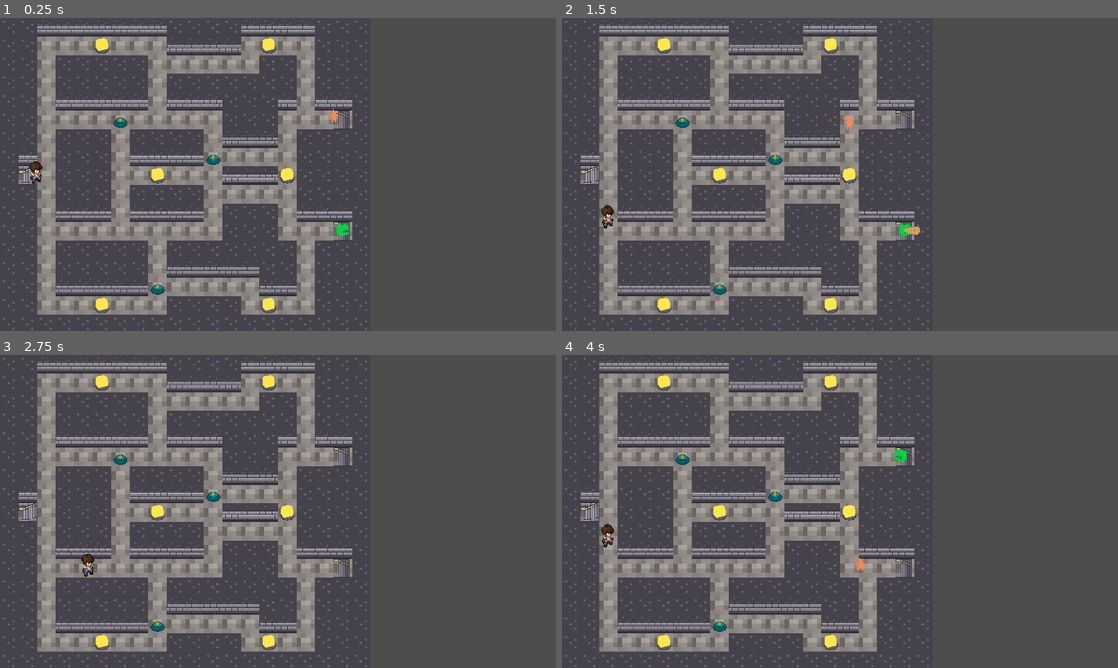
Above: before the commit, frames 1-4 (two rows, left to right).
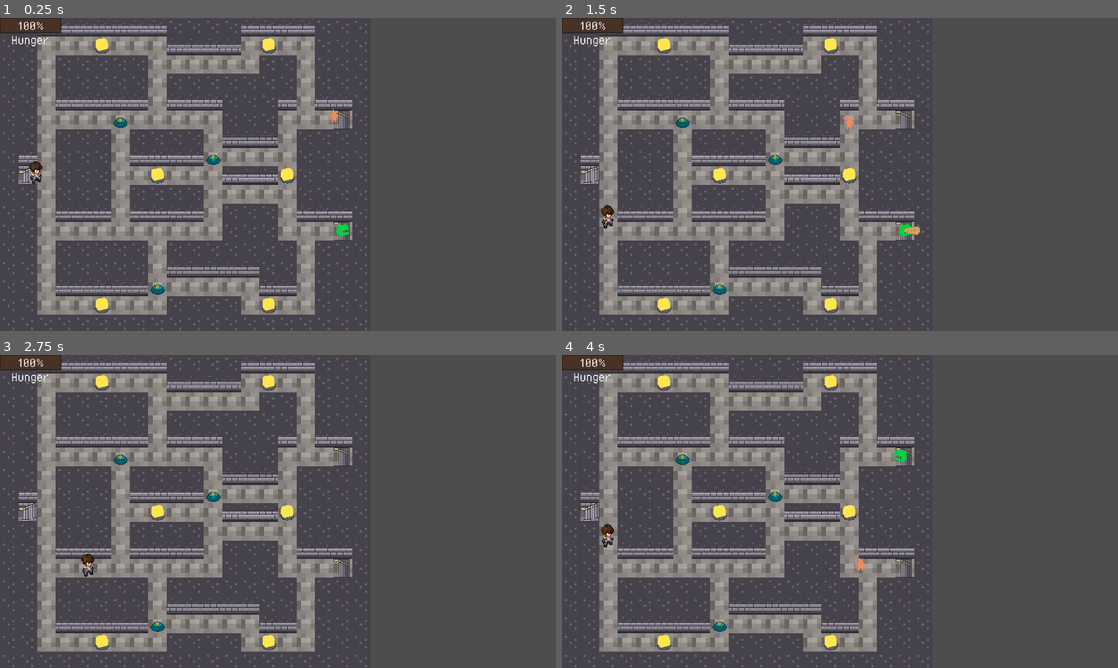
Above: after the commit, the same moments.

Repository: NunoDasNeves/igc-jam-godot-template
Game: Godot game, scene res://main.tscn
Same seed, same stepped clock (60 frames per second), same inputs: the game is played once before the commit and once after it.
Inputs:
- Up to frame 1 (0.25 s): no input
- Up to frame 2 (1.5 s): tap Enter at 0.5 s; hold D (Right) 0.53-1.28 s; tap Z (Attack) at 0.6 s; tap Space at 1.25 s; hold S (Down) from 1.28 s (still down); tap X (Interact) at 1.35 s
- Up to frame 3 (2.75 s): release S (Down) at 2.03 s; hold D (Right) from 2.03 s (still down); hold K from 2.03 s (still down)
- Up to frame 4 (4 s): release D (Right) at 2.78 s; release K at 2.78 s; hold W (Up) 2.78-3.53 s; tap R at 2.85 s; hold A (Left) from 3.53 s (still down); tap Z (Attack) at 3.6 s

The runs differ from the first frame. In frame 1, 0.6% of the frame differs, in the area x 0-11%, y 0-10%; in frame 2, 0.6%; in frame 3, 0.6%; in frame 4, 0.6%.

Commit message:
Hunger Meter
Default_Theme was eddited to include themes for Lables and Progress Bars.

Created Hunger Meter UI with Updated Theme. and Instanced into Main.

Added Reference to hunger meter on Mimic Class

Hunger Bar is Percentage 100 to 0 for now this can be modified.

Diff:
--- a/default_theme.tres
+++ b/default_theme.tres
@@ -1,4 +1,6 @@
-[gd_resource type="Theme" load_steps=5 format=3 uid="uid://bqkb7o7uit11j"]
+[gd_resource type="Theme" load_steps=8 format=3 uid="uid://bqkb7o7uit11j"]
+
+[ext_resource type="FontFile" uid="uid://uyrdamjna2ok" path="res://fonts/pixeloperator.ttf" id="1_e7bfs"]
 
 [sub_resource type="StyleBoxFlat" id="StyleBoxFlat_7j863"]
 content_margin_left = 10.0
@@ -44,9 +46,27 @@
 corner_radius_bottom_right = 10
 corner_radius_bottom_left = 10
 
+[sub_resource type="StyleBoxFlat" id="StyleBoxFlat_50bnw"]
+bg_color = Color(0.447059, 0.313726, 0.25098, 1)
+shadow_size = 3
+
+[sub_resource type="StyleBoxFlat" id="StyleBoxFlat_cefca"]
+bg_color = Color(0.282353, 0.192157, 0.145098, 1)
+border_width_left = 2
+border_width_top = 2
+border_width_right = 2
+border_width_bottom = 2
+border_color = Color(0, 0, 0, 0.803922)
+border_blend = true
+
 [resource]
-default_font_size = 25
+default_font = ExtResource("1_e7bfs")
+default_font_size = 50
+Button/fonts/font = ExtResource("1_e7bfs")
 Button/styles/disabled = SubResource("StyleBoxFlat_7j863")
 Button/styles/hover = SubResource("StyleBoxFlat_e7bfs")
 Button/styles/normal = SubResource("StyleBoxFlat_bp0wp")
 Button/styles/pressed = SubResource("StyleBoxFlat_3taad")
+Label/styles/normal = null
+ProgressBar/styles/background = SubResource("StyleBoxFlat_50bnw")
+ProgressBar/styles/fill = SubResource("StyleBoxFlat_cefca")
--- a/entities/mimic/mimic_class.gd
+++ b/entities/mimic/mimic_class.gd
@@ -9,12 +9,15 @@
 @onready var attack_node: Node2D = $Attack
 @onready var hitbox: Hitbox = $Attack/Hitbox
 @onready var inventory: Inventory = %Inventory
+@onready var hunger_meter: Hunger_Bar = $UI/HungerMeter
 
 enum State { NONE, HIDDEN, ATTACK, DIE }
 var state: State = State.NONE
 
 var state_tween: Tween
 var anim_tween: Tween
+
+
 
 # Called when the node enters the scene tree for the first time.
 func _ready() -> void:
@@ -88,6 +91,10 @@
 		other.collect()
 		inventory.pocket.append(other)
 		do_collect(other)
+		if other == Hero:
+			hunger_meter.set_value(-20)
+
+
 
 func attack() -> void:
 	match state:
--- a/main.tscn
+++ b/main.tscn
@@ -1,8 +1,9 @@
-[gd_scene load_steps=4 format=3 uid="uid://cib81fcg33t4e"]
+[gd_scene load_steps=5 format=3 uid="uid://cib81fcg33t4e"]
 
 [ext_resource type="Script" uid="uid://bjnw0tr11q2h8" path="res://main.gd" id="1_0xm2m"]
 [ext_resource type="Script" uid="uid://dtgcr1m25t20a" path="res://world.gd" id="2_7mycd"]
 [ext_resource type="PackedScene" uid="uid://b326cb226l8ye" path="res://ui/pause_menu.tscn" id="4_1bvp3"]
+[ext_resource type="PackedScene" uid="uid://hxv2n25l7fru" path="res://ui/hunger_meter.tscn" id="4_lquwl"]
 
 [node name="Main" type="Node"]
 process_mode = 3
@@ -17,3 +18,5 @@
 [node name="UI" type="CanvasLayer" parent="."]
 
 [node name="PauseMenu" parent="UI" instance=ExtResource("4_1bvp3")]
+
+[node name="HungerMeter" parent="UI" instance=ExtResource("4_lquwl")]
--- a/project.godot
+++ b/project.godot
@@ -42,6 +42,7 @@
 [gui]
 
 theme/custom="uid://bqkb7o7uit11j"
+theme/custom_font="uid://uyrdamjna2ok"
 
 [input]
 
--- /dev/null
+++ b/ui/hunger_meter.gd
@@ -0,0 +1,7 @@
+class_name Hunger_Bar extends ProgressBar
+
+signal hunger_meter_empty
+
+func _on_value_changed(value: float) -> void:
+	if value == 0:
+		emit_signal("hunger meter empty")
--- /dev/null
+++ b/ui/hunger_meter.tscn
@@ -0,0 +1,29 @@
+[gd_scene load_steps=3 format=3 uid="uid://hxv2n25l7fru"]
+
+[ext_resource type="Theme" uid="uid://bqkb7o7uit11j" path="res://default_theme.tres" id="1_kw428"]
+[ext_resource type="Script" uid="uid://ck1ef8m7lcodp" path="res://ui/hunger_meter.gd" id="2_ogyd0"]
+
+[node name="HungerMeter" type="ProgressBar"]
+offset_right = 210.0
+offset_bottom = 39.0
+theme = ExtResource("1_kw428")
+min_value = 100.0
+value = 100.0
+exp_edit = true
+script = ExtResource("2_ogyd0")
+
+[node name="Label" type="Label" parent="."]
+z_index = -1
+layout_mode = 1
+anchors_preset = 15
+anchor_right = 1.0
+anchor_bottom = 1.0
+offset_top = 50.0
+offset_bottom = 50.0
+grow_horizontal = 2
+grow_vertical = 2
+theme = ExtResource("1_kw428")
+text = "Hunger"
+horizontal_alignment = 1
+
+[connection signal="value_changed" from="." to="." method="_on_value_changed"]
Not shown, added: ui/hunger_meter.gd.uid
